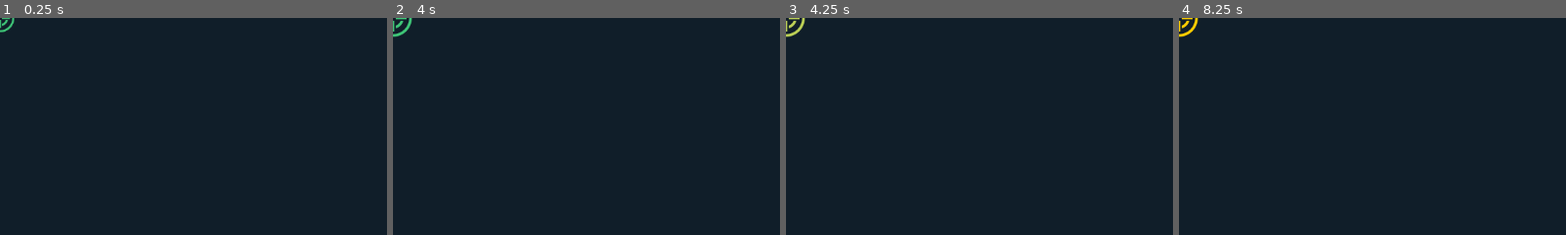
Above: before the commit, frames 1-4 (left to right).
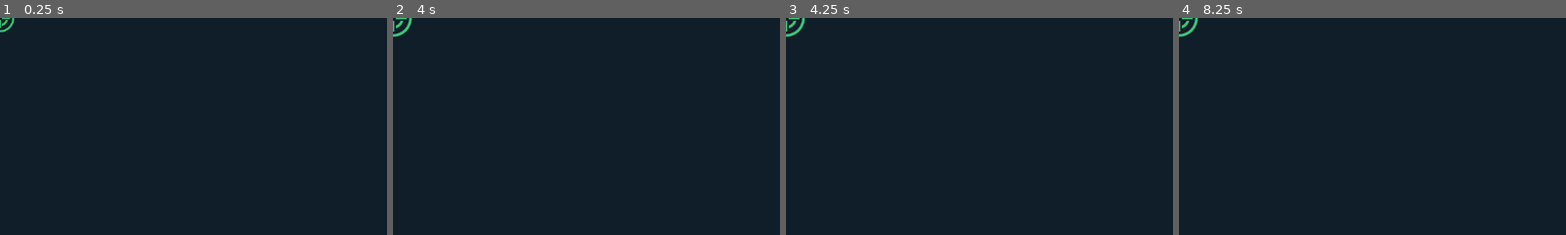
Above: after the commit, the same moments.

Repository: SpaceyLake/GRA
Game: Godot game, scene res://Scenes/distress_beacon.tscn
The game is run twice, just before and just after one commit, with the same random seed, the same clock (stepped at 60 frames per second) and the same inputs. This scene is started directly instead of the project's main scene.
Inputs (mouse positions are % of the whole screen's width and height, from its top left):
- Up to frame 1 (0.25 s): no input
- Up to frame 2 (4 s): tap Enter at 0.5, 2, 3.5 s; move the mouse to (72, 45) at 0.52 s; hold Shift (shift) 0.53-1.28 s; click (72, 45) at 0.67 s; tap Space at 1.25, 2.75 s; move the mouse to (30, 55) at 1.27 s; tap Shift (shift) at 1.35, 2.85 s; click (30, 55) at 1.42 s; move the mouse to (60, 28) at 2.02 s; hold Shift (shift) 2.03-2.78 s; click (60, 28) at 2.17 s; move the mouse to (45, 70) at 2.77 s; click (45, 70) at 2.92 s; move the mouse to (80, 65) at 3.52 s; hold Shift (shift) from 3.53 s (still down); click (80, 65) at 3.67 s
- Up to frame 3 (4.25 s): keep holding Shift (shift)
- Up to frame 4 (8.25 s): tap Space at 4.25 s; move the mouse to (20, 35) at 4.27 s; release Shift (shift) at 4.28 s; tap Shift (shift) at 4.35, 5.85, 7.35 s; click (20, 35) at 4.42 s; move the mouse to (55, 50) at 5.02 s; hold Shift (shift) 5.03-5.78 s; click (55, 50) at 5.17 s; move the mouse to (35, 25) at 5.77 s; click (35, 25) at 5.92 s; move the mouse to (72, 45) at 6.52 s; hold Shift (shift) 6.53-7.28 s; click (72, 45) at 6.67 s; move the mouse to (30, 55) at 7.27 s; click (30, 55) at 7.42 s; move the mouse to (60, 28) at 8.02 s; hold Shift (shift) from 8.03 s (still down); click (60, 28) at 8.17 s
The pictures show only the part of the screen within x 0-50%, y 0-50%; the shares and areas given below are measured in that part.

Frames 1-2 are identical in both runs. In frame 3, 0.2% of the frame differs, in the area x 0-6%, y 0-9%; in frame 4, 0.2%.

Commit message:
Fixed timer and animaion

Diff:
--- a/Scripts/distress_beacon.gd
+++ b/Scripts/distress_beacon.gd
@@ -1,7 +1,7 @@
 extends Area2D
 
 var needs: int = 5
-var timeout: float = 20
+var timeout: float = 60
 var timer: float = timeout
 
 func _ready():
@@ -27,6 +27,12 @@
 	else:
 		_timeout()
 
+func play_spawn_animation():
+	$AnimationPlayer.play("Spawn")
+
+func reset_timer():
+	timer = timeout
+
 func _on_body_entered(body: Node2D):
 	needs -= body.deliver(needs)
 	if not needs:
